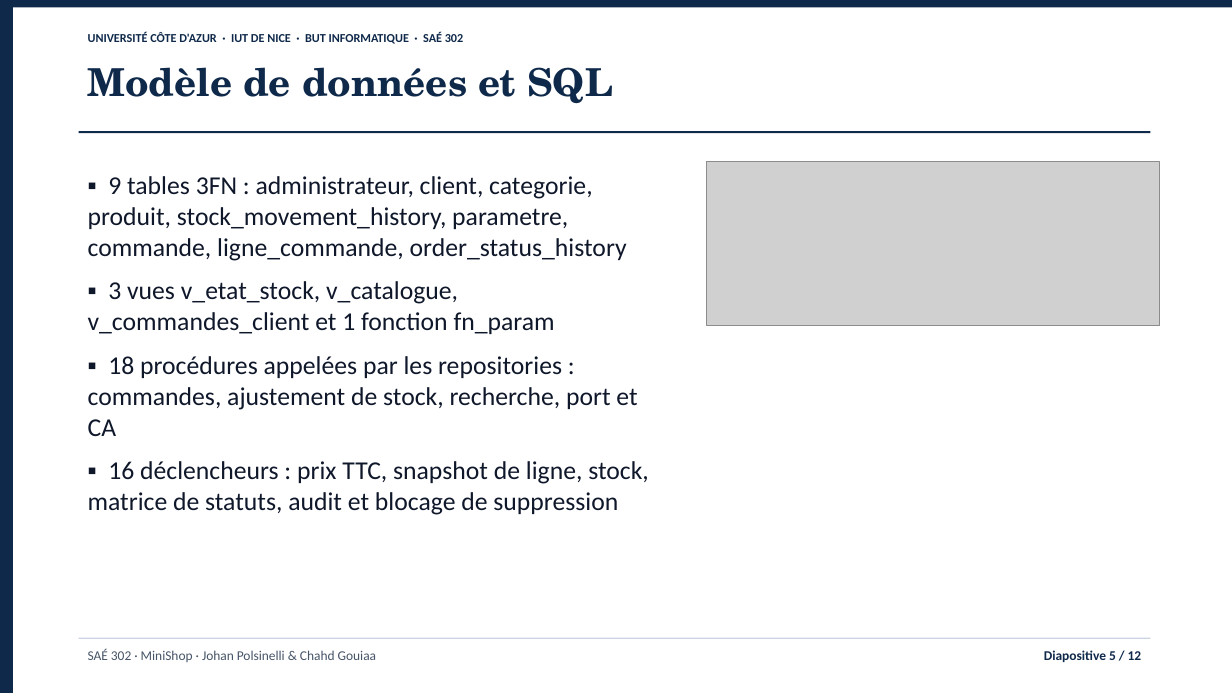
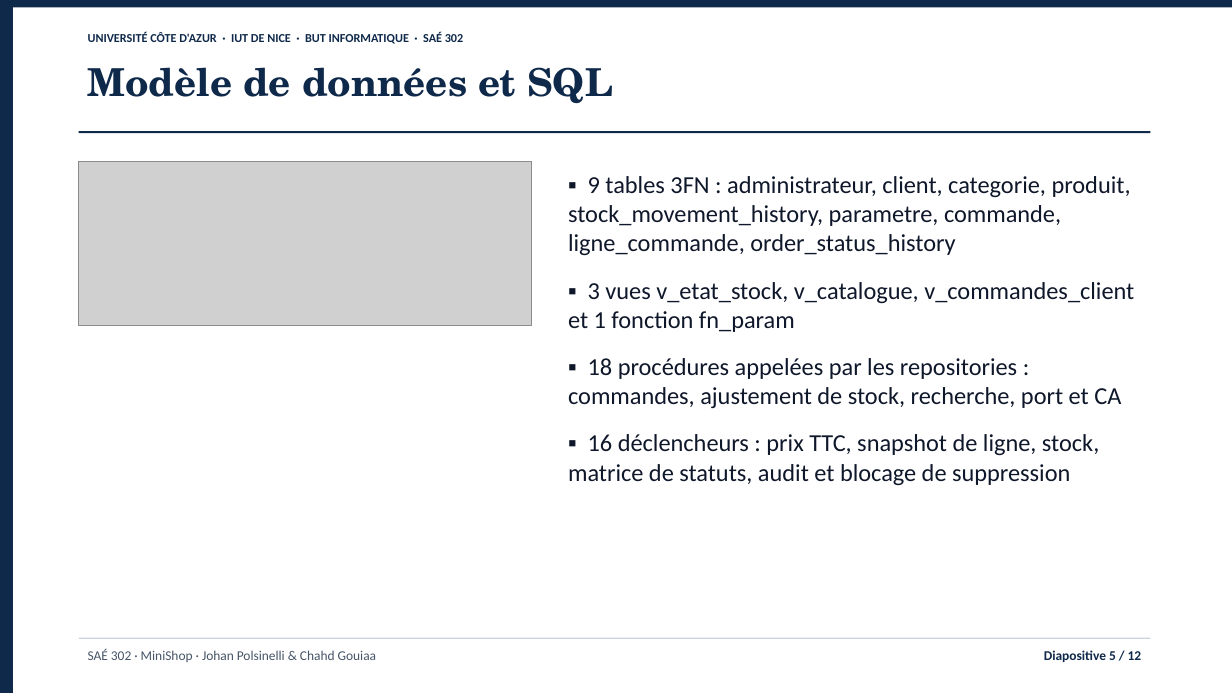
Before and after one commit to jojo8356/SAE-302, a slide deck: slide 5 of livrables/minishop-soutenance.pptx. Drawn at 1232x693 pixels with LibreOffice and Linux fonts; fonts in the diff are those of the drawing; grey boxes stand for pictures. Boxes give left, top, right and bottom in pixels: in the first picture for what was removed or moved away, otherwise in the second. Text is boxed around its words. In the diff, an @@ line names an element or a change of style, - is before the commit and + after.

```diff
--- a/livrables/minishop-soutenance.pptx
+++ b/livrables/minishop-soutenance.pptx
@@ picture: place and size @@
-picture at bbox=[707, 162, 1160, 326]
+picture at bbox=[79, 162, 531, 326]
@@ text "▪ 9 tables 3FN : ...": place and size @@
-text "▪ 9 tables 3FN : ..." at bbox=[88, 176, 649, 515]
+text "▪ 9 tables 3FN : ..." at bbox=[568, 176, 1134, 486]
@@ text "▪ 9 tables 3FN : ..." at bbox=[568, 176, 1134, 486]: size 20 to 19 pt; more space between paragraphs @@
```
Also in this commit, not shown: 7 other slides changed, 7 other files.
